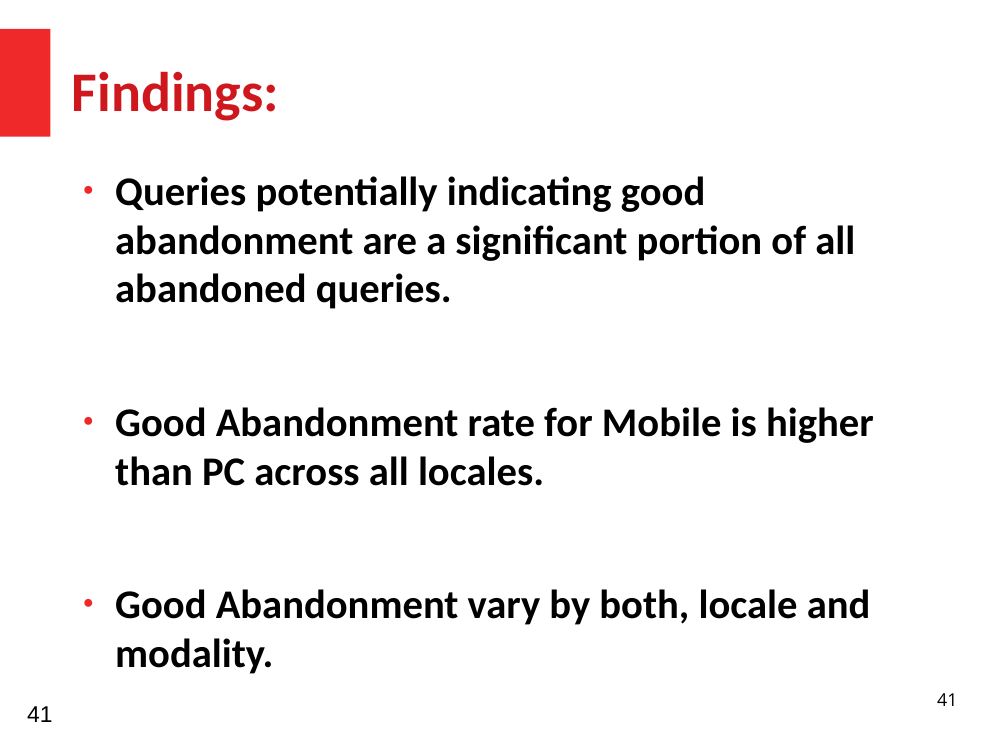
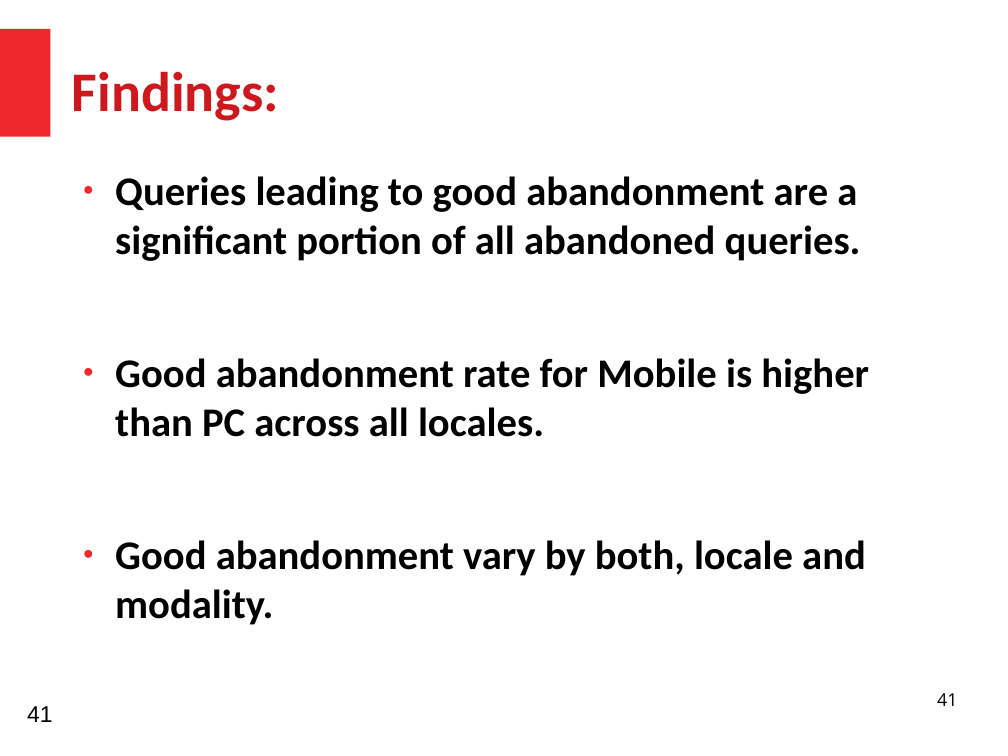
Before and after one commit to HussamHallak/cs834-f17, a slide deck: slide 41 of assignments/P3/P3.odp. Drawn at 1008x756 pixels with LibreOffice and Linux fonts; fonts in the diff are those of the drawing. Boxes give left, top, right and bottom in pixels: in the first picture for what was removed or moved away, otherwise in the second. Text is boxed around its words. In the diff, an @@ line names an element or a change of style, - is before the commit and + after.

```diff
--- a/assignments/P3/P3.odp
+++ b/assignments/P3/P3.odp
@@ text at (x1=115, y1=176, x2=869, y2=625): text changed @@
-● Queries potentially indicating good abandonment are a significant portion of all abandoned queries.
-● Good Abandonment rate for Mobile is higher than PC across all locales.
-● Good Abandonment vary by both, locale and modality.
+● Queries leading to good abandonment are a significant portion of all abandoned queries.
+● Good abandonment rate for Mobile is higher than PC across all locales.
+● Good abandonment vary by both, locale and modality.
```
Also in this commit, not shown: 4 other slides changed, 2 other files.
